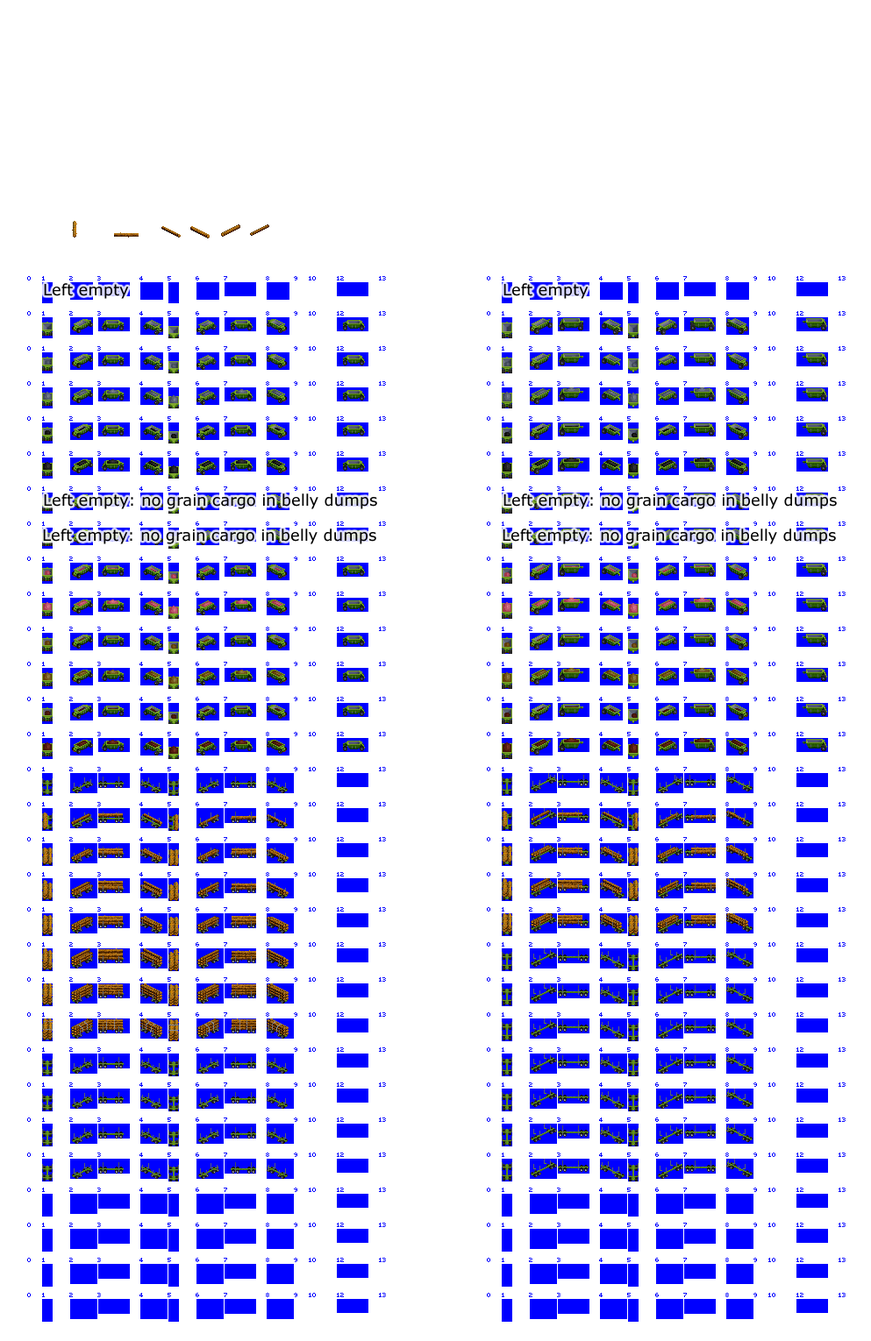
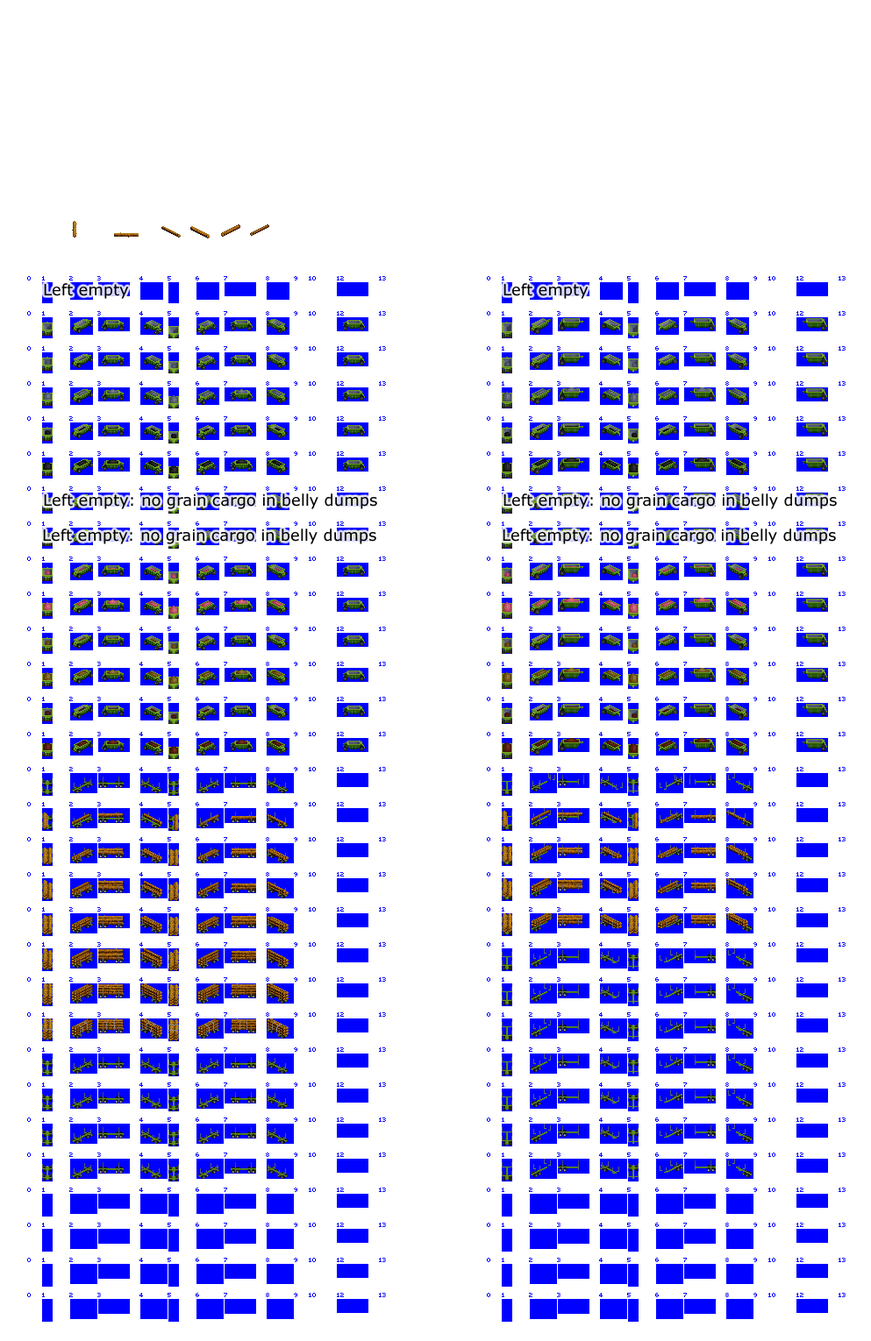
Layered file, before and after one edit (871x1341). Changes by layer:
painted on "Belly Dump Trailer" over [672, 324, 675, 747]
hid group "Front wheels" (2nd of 2, in "Large off-highway trailer") (2 layers) over [502, 320, 737, 1182]
painted on "belly dump front wheels" (2nd of 2, in "Large off-highway trailer" › "Front wheels") over [547, 320, 731, 747]
